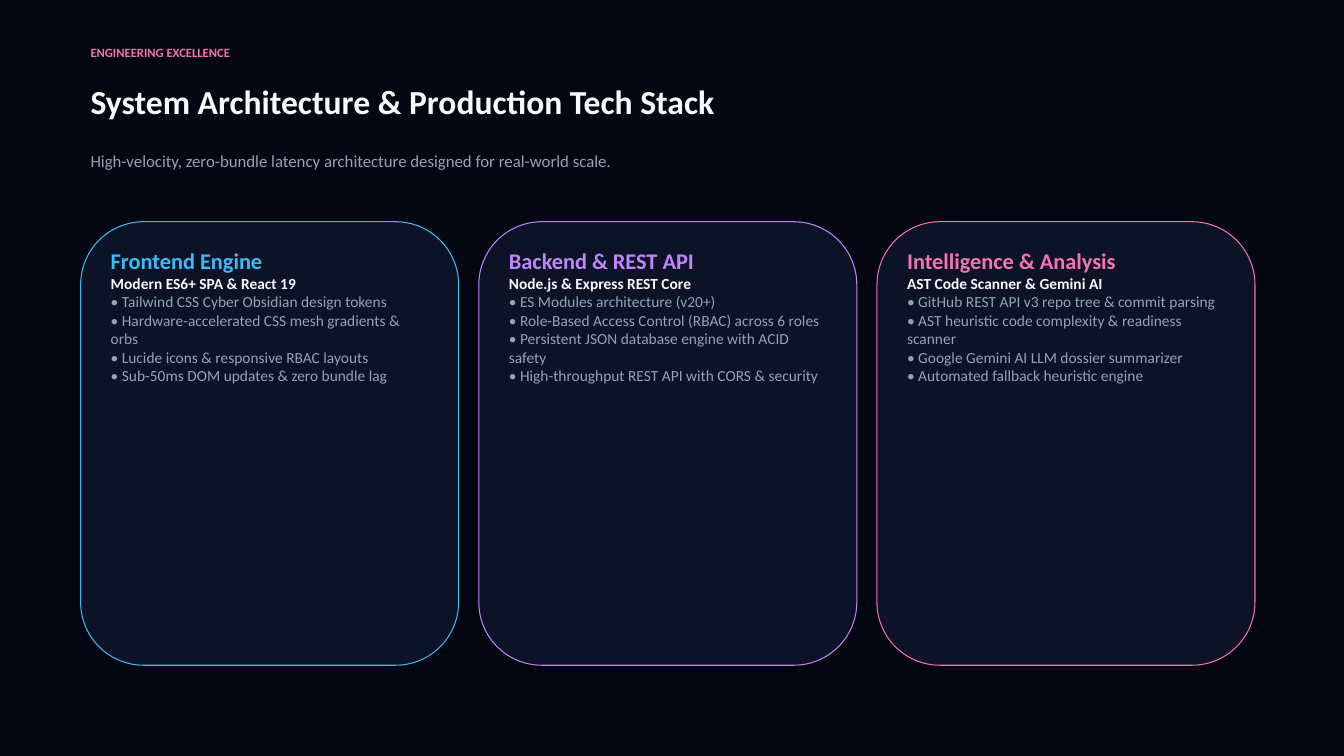
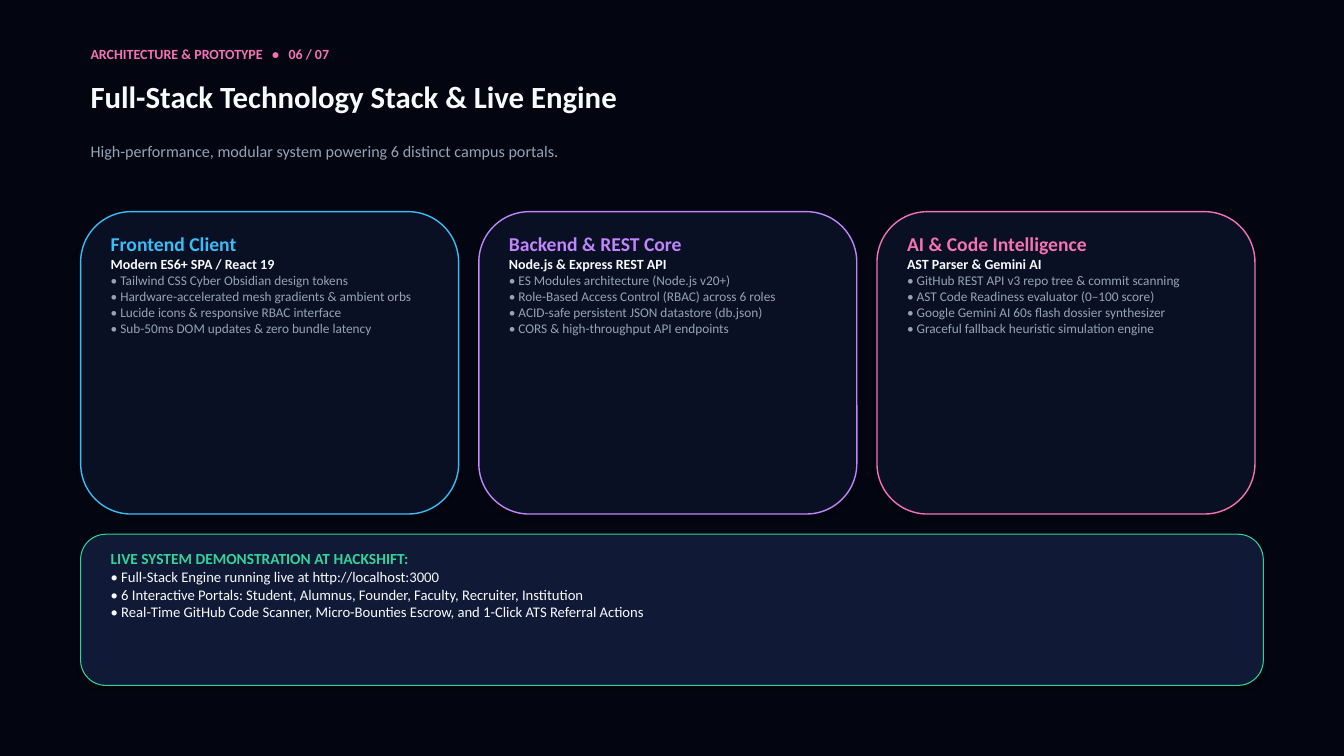
Before and after one commit to dhanivarshney/Hackshift-GenX-AI-, a slide deck: slide 6 of LinkX_Pitch_Deck.pptx (slide 8 before the commit). Drawn at 1344x756 pixels with LibreOffice and Linux fonts; fonts in the diff are those of the drawing. Boxes give left, top, right and bottom in pixels: in the first picture for what was removed or moved away, otherwise in the second. Text is boxed around its words. In the diff, an @@ line names an element or a change of style, - is before the commit and + after.

Commit message:
Align pitch deck with HackShift IIIT Delhi 7-slide structure and team members

```diff
--- a/LinkX_Pitch_Deck.pptx
+++ b/LinkX_Pitch_Deck.pptx
@@ rectangle at bbox=[0, 0, 1344, 756]: fill #040712 to #030611; outline #040712 0.75 pt to #030611 0.75 pt @@
@@ text removed at bbox=[91, 48, 230, 57] @@
-ENGINEERING EXCELLENCE
@@ text added at bbox=[91, 49, 329, 59], 10 pt, text #F472B6, bold @@
+ARCHITECTURE & PROTOTYPE • 06 / 07
@@ text added at bbox=[91, 86, 617, 114], 22 pt, text #F8FAFC, bold @@
+Full-Stack Technology Stack & Live Engine
@@ text removed at bbox=[91, 90, 714, 120] @@
-System Architecture & Production Tech Stack
@@ text added at bbox=[91, 146, 559, 160], 11.5 pt, text #94A3B8 @@
+High-performance, modular system powering 6 distinct campus portals.
@@ text removed at bbox=[91, 155, 611, 170] @@
-High-velocity, zero-bundle latency architecture designed for real-world scale.
@@ rounded rectangle: place and size @@
-rounded rectangle at bbox=[81, 222, 459, 665]
+rounded rectangle at bbox=[81, 212, 459, 514]
@@ rounded rectangle at bbox=[81, 212, 459, 514]: fill #0C1326 to #0A1024; outline #38BDF8 0.75 pt to #38BDF8 1 pt @@
@@ text "Frontend Client": place and size @@
-text "Frontend Client" at bbox=[111, 253, 387, 384]
+text "Frontend Client" at bbox=[111, 237, 411, 335]
@@ text at bbox=[111, 237, 236, 251]: text changed; size 11 to 10 pt @@
-Frontend Engine
-Modern ES6+ SPA & React 19
+Frontend Client
+Modern ES6+ SPA / React 19
@@ rounded rectangle: place and size @@
-rounded rectangle at bbox=[479, 222, 857, 665]
+rounded rectangle at bbox=[479, 212, 857, 514]
@@ rounded rectangle at bbox=[479, 212, 857, 514]: fill #0C1326 to #0A1024; outline #C084FC 0.75 pt to #C084FC 1 pt @@
@@ text "Backend & REST Core": place and size @@
-text "Backend & REST Core" at bbox=[509, 253, 820, 384]
+text "Backend & REST Core" at bbox=[509, 237, 775, 335]
@@ text at bbox=[509, 237, 730, 287]: text changed; size 11 to 9.5 pt @@
-Backend & REST API
-Node.js & Express REST Core
-• ES Modules architecture (v20+)
+Backend & REST Core
+Node.js & Express REST API
+• ES Modules architecture (Node.js v20+)
@@ rounded rectangle: place and size @@
-rounded rectangle at bbox=[877, 222, 1255, 665]
+rounded rectangle at bbox=[877, 212, 1255, 514]
@@ rounded rectangle at bbox=[877, 212, 1255, 514]: fill #0C1326 to #0A1024; outline #F472B6 0.75 pt to #F472B6 1 pt @@
@@ text at bbox=[907, 237, 1180, 335]: text changed; size 11 to 9.5 pt @@
-Intelligence & Analysis
-AST Code Scanner & Gemini AI
-• GitHub REST API v3 repo tree & commit parsing
-• AST heuristic code complexity & readiness scanner
-• Google Gemini AI LLM dossier summarizer
-• Automated fallback heuristic engine
+AI & Code Intelligence
+AST Parser & Gemini AI
+• GitHub REST API v3 repo tree & commit scanning
+• AST Code Readiness evaluator (0–100 score)
+• Google Gemini AI 60s flash dossier synthesizer
+• Graceful fallback heuristic simulation engine
@@ text at bbox=[120, 292, 411, 335]: text changed; size 11 to 9.5 pt @@
-• Hardware-accelerated CSS mesh gradients & orbs
-• Lucide icons & responsive RBAC layouts
-• Sub-50ms DOM updates & zero bundle lag
+• Hardware-accelerated mesh gradients & ambient orbs
+• Lucide icons & responsive RBAC interface
+• Sub-50ms DOM updates & zero bundle latency
@@ text at bbox=[120, 276, 348, 287]: size 11 to 9.5 pt in "• Tailwind CSS Cyber Obsidian design tokens" @@
@@ text at bbox=[518, 291, 775, 303]: size 11 to 9.5 pt in "• Role-Based Access Control (RBAC) across 6 ..." @@
@@ text at bbox=[518, 307, 763, 335]: text changed; size 11 to 9.5 pt @@
-• Persistent JSON database engine with ACID safety
-• High-throughput REST API with CORS & security
+• ACID-safe persistent JSON datastore (db.json)
+• CORS & high-throughput API endpoints
@@ rounded rectangle added at bbox=[81, 534, 1263, 686], fill #101A36, outline #34D399 0.75 pt @@
@@ text added at bbox=[111, 554, 644, 619], 10.5 pt, text #F8FAFC @@
+LIVE SYSTEM DEMONSTRATION AT HACKSHIFT:
+• Full-Stack Engine running live at http://localhost:3000
+• 6 Interactive Portals: Student, Alumnus, Founder, Faculty, Recruiter, Institution
+• Real-Time GitHub Code Scanner, Micro-Bounties Escrow, and 1-Click ATS Referral Actions
```
Also in this commit, not shown: 1 other slide changed, 5 slides added, 8 slides removed, 3 other files.
